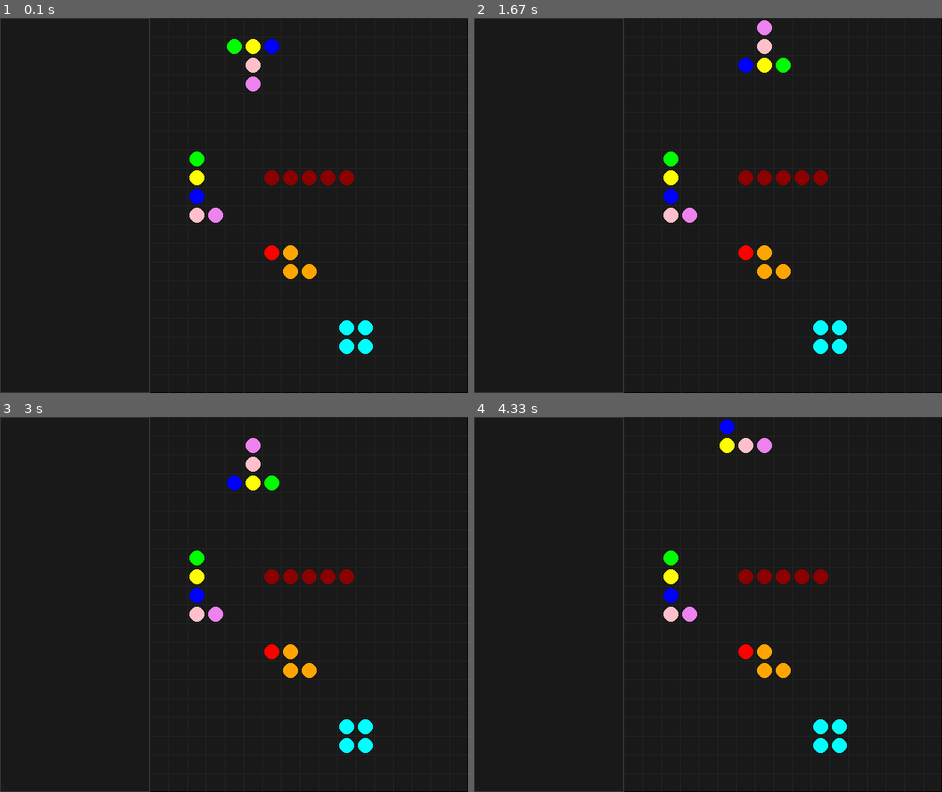
Above: before the commit, frames 1-4 (two rows, left to right).
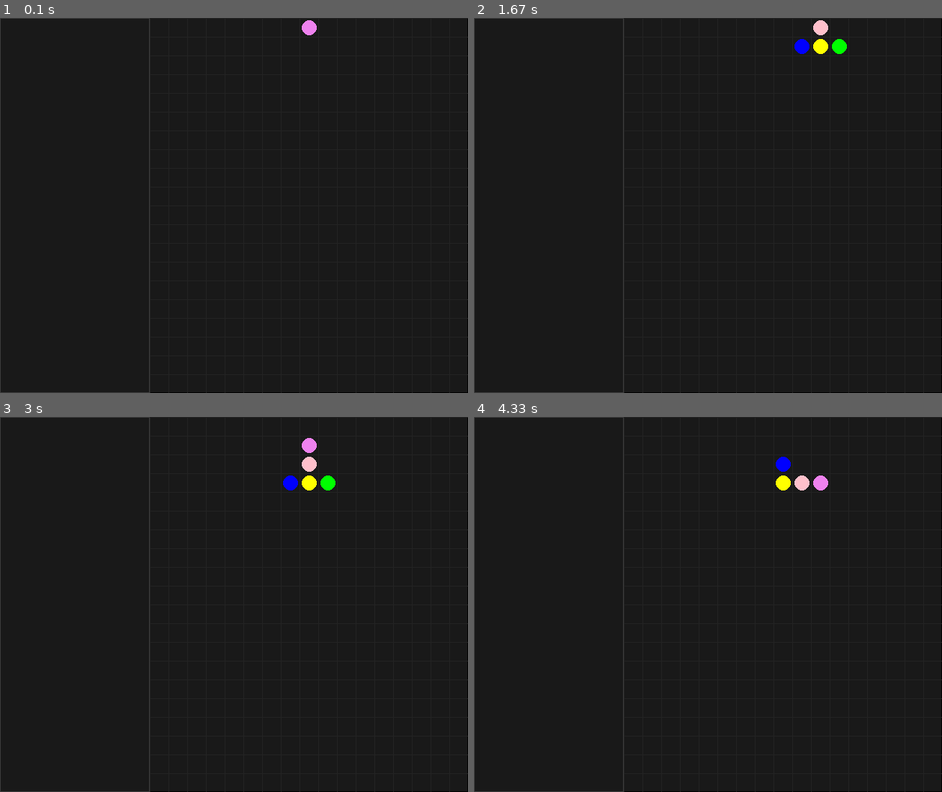
Above: after the commit, the same moments.

Repository: RoboAI/Tetris-in-Pygame
Game: pygame game, started from TheTetrisGame.py
The game is run twice, just before and just after one commit, with the same random seed, the same clock (stepped at 60 frames per second) and the same inputs.
Inputs:
- Up to frame 1 (0.1 s): no input
- Up to frame 2 (1.67 s): tap 2 at 0.33, 1.65 s; hold Right 0.67-1.13 s; hold Up 1.17-1.47 s; hold Right from 1.5 s (still down)
- Up to frame 3 (3 s): release Right at 1.97 s; hold Left 2-2.53 s; hold Down 2.57-2.87 s; hold Left from 2.9 s (still down)
- Up to frame 4 (4.33 s): tap 2 at 3.05 s; release Left at 3.3 s; hold Up 3.33-3.7 s; tap A at 3.48 s; hold Right from 3.73 s (still down)

The runs differ from the first frame. In frame 1, 2.4% of the frame differs, in the area x 40-80%, y 0-90%; in frame 2, 2.7%; in frame 3, 2.8%, in the area x 40-80%, y 5-90%; in frame 4, 2.6%.

Commit message:
new shape appears when previous one lands

Diff:
--- a/Globals.py
+++ b/Globals.py
@@ -2,6 +2,23 @@
 from MyFunctions import get_angle, get_distance, get_distance_from_pts
 
 class Globals:
+    def __init__(self):
+        self.IBlock = [[0,0],[1,0],[2,0],[3,0],[4,0]]
+        self.TBlock = [[0,0],[1,0],[2,0],[1,1],[1,2]]
+        self.LBlock = [[0,0],[0,1],[0,2],[0,3],[1,3]]
+        self.JBlock = [[1,0],[1,1],[1,2],[1,3],[0,3]]
+        self.ZBlock = [[0,0],[1,0],[1,1],[2,1]]
+        self.SBlock = [[0,1],[1,1],[1,0],[2,0]]
+        self.SQBlock = [[0,0],[1,0],[0,1],[1,1]]
+
+        self.GameShapes = [["I", self.IBlock],
+                        ["T", self.TBlock],
+                        ["L", self.LBlock],
+                        ["J", self.JBlock],
+                        ["Z", self.ZBlock],
+                        ["S", self.SBlock],
+                        ["SQ", self.SQBlock]]
+
     border_thickness = 1
 
     screen_width = 625
@@ -29,19 +46,3 @@
 
     # size of each Tetrimino block
     tetrimino_size = grid_square_size / 2 - 2
-
-    IBlock = [[0,0],[1,0],[2,0],[3,0],[4,0]]
-    TBlock = [[0,0],[1,0],[2,0],[1,1],[1,2]]
-    LBlock = [[0,0],[0,1],[0,2],[0,3],[1,3]]
-    JBlock = [[1,0],[1,1],[1,2],[1,3],[0,3]]
-    ZBlock = [[0,0],[1,0],[1,1],[2,1]]
-    SBlock = [[0,1],[1,1],[1,0],[2,0]]
-    SQBlock = [[0,0],[1,0],[0,1],[1,1]]
-
-    GameShapes = [IBlock,
-                  TBlock,
-                  LBlock,
-                  JBlock,
-                  ZBlock,
-                  SBlock,
-                  SQBlock]
--- a/TetrimonoDot.py
+++ b/TetrimonoDot.py
@@ -16,9 +16,9 @@
         super().__init__()
         self.shape: float = [x, y]
 
-    def __init__(self, points: float):
-        super().__init__()
-        self.shape: float = points
+    #def __init__(self, points: float):
+        #super().__init__()
+        #self.shape: float = points
 
     def set_pos(self, x: float, y: float):
         self.shape[0] = x
--- a/TetrimonoShape.py
+++ b/TetrimonoShape.py
@@ -15,7 +15,7 @@
     def set_shape(self, shape_points):
         self.blocks: TetriminoDot = []
         for single_block in shape_points:
-             self.blocks.append(TetriminoDot(single_block))
+             self.blocks.append(TetriminoDot(single_block[0], single_block[1]))
 
     #TODO: not useful as it sets all of the objects x,y to the same value (overlapping)
     def set_pos(self, x, y):
--- a/TheTetrisGame.py
+++ b/TheTetrisGame.py
@@ -8,12 +8,12 @@
 from Grid import Grid
 from MyFunctions import get_angle, get_distance, get_distance_from_pts
 
-gb = Globals
+gb = Globals()
 
 
 # get random shape
-def get_next_random_shape() -> TetriminoShape:
-    return gb.GameShapes[random.randint(0, len(gb.GameShapes))].copy()
+def get_next_random_shape():
+    return gb.GameShapes[random.randint(0, len(gb.GameShapes)-1)].copy()
 
 
 #-----------------
@@ -28,7 +28,7 @@
 T_block = TetriminoShape()
 T_block.set_shape(gb.TBlock.copy())
 T_block.set_pos(gb.grid_offset_x, gb.grid_offset_y, gb.grid_square_size)
-T_block.add_to_pos(gb.grid_square_size * 4, gb.grid_square_size)
+T_block.add_to_pos(gb.grid_square_size * 7, gb.grid_square_size * -2)
 T_block.set_colour("blue")
 T_block.blocks[0].colour = "green"
 T_block.blocks[1].colour = "yellow"
@@ -95,19 +95,21 @@
               ["bottom-wall", bottom_wall]]
 
 
-moving_dot = TetriminoDot([0,0])
+moving_dot = TetriminoDot(0,0)
 moving_dot.set_pos(gb.grid_offset_x, gb.grid_offset_y)
 #moving_dot.add_to_pos(gb.grid_square_size, gb.grid_square_size)
 moving_dot.moving = False
 
 moving_dot = T_block
-game_shapes = [I_block, T_block, L_block, Z_block, SQ_block]
-game_shapes.remove(moving_dot)
+game_shapes = []
+#game_shapes.remove(moving_dot)
 
 single_layer = []
 all_layers = []
 all_layers.append(single_layer.copy())
 
+# increment when collided with 'down'. When twice, then block.moving == False
+touched_down_count = 1
 
 # draws a single TetriminoShape
 def draw_shape(tetri_blocks: TetriminoShape):
@@ -132,21 +134,34 @@
 
         # if shape is colliding in that direction then don't do the move
         if(result[0] == True):
-            return ([result[0], result[1], "none"])
-
-    return ([False, "none", "none"])
+            return result
+
+    return ([False, "none"])
+
+
+def move_shape_right(shape: TetriminoShape, str_wall):
+    # check for wall collisions
+    result = check_wall_collision(shape, grid_walls, str_wall)
+    if(result[0] == True):
+        return False
+
 
 # checks for collisions then moves a shape by one space
-def move_shape_by_one(direction, shape: TetriminoShape, walls, str_wall) -> bool:
+def move_shape_by_one(direction, shape: TetriminoShape, walls, str_wall):
+
+    #TODO: if 'direction' != 'str_wall', then no point checking walls
     # check for wall collisions
     result = check_wall_collision(shape, walls, str_wall)
     if(result[0] == True):
-        return False
+        if(direction == "down"):
+            # TODO: find a better place to put this
+            shape.moving = False
+        return ([False, "bottom-wall"])
 
     # check for collisions with other shapes
     result = check_if_shape_is_colliding(direction, shape)
     if(result[0] == True):
-        return False
+        return ([False, result[1]])
 
     # no collision is detected so make the move according to 'direction'
     if(direction == "left"):
@@ -159,7 +174,43 @@
         shape.add_to_pos(0, gb.grid_square_size)
 
     # return 'success'
-    return True
+    return ([True, "none"])
+
+def shape_touched_down(shape: TetriminoShape):
+    global moving_dot
+
+    shape.moving = False
+
+    #temp = get_next_random_shape()
+    #moving_dot = TetriminoShape()
+    #moving_dot.set_shape(temp[1])
+    #moving_dot.set_pos(gb.grid_offset_x, gb.grid_offset_y, gb.grid_square_size)
+    #moving_dot.add_to_pos(gb.grid_square_size * 7, gb.grid_square_size * -2)
+    #moving_dot.desc = temp[0]
+
+    game_shapes.append(moving_dot)
+    moving_dot = TetriminoShape()
+    moving_dot.set_shape(gb.TBlock.copy())
+    moving_dot.set_pos(gb.grid_offset_x, gb.grid_offset_y, gb.grid_square_size)
+    moving_dot.add_to_pos(gb.grid_square_size * 7, gb.grid_square_size * -2)
+    moving_dot.set_colour("blue")
+    T_block.desc = "T_SHAPE"
+#pygame.display.set_caption(str(moving_dot.blocks[0]) + " " + moving_dot.blocks[0][1])
+
+
+def move_shape_left_once(shape: TetriminoShape):
+    return move_shape_by_one("left", shape, grid_walls, "left-wall")
+
+def move_shape_right_once(shape: TetriminoShape):
+    return move_shape_by_one("right", shape, grid_walls, "right-wall")
+
+def move_shape_down_once(shape: TetriminoShape):
+    result = move_shape_by_one("down", shape, grid_walls, "bottom-wall")
+    if(result[0] == False):
+      shape_touched_down(shape)
+
+
+
 
 
 # main loop
@@ -222,10 +273,8 @@
         #pygame.display.set_caption(str(time_passed))
         time_passed = 0
 
-     #   if moving_dot.moving == True:
-      #      if(move_shape_by_one("down", moving_dot, grid_walls, "bottom-wall") == False):
-      #          pygame.display.set_caption("touch down")
-      #          moving_dot.moving = False
+        if moving_dot.moving == True:
+            move_shape_down_once(moving_dot)
 
     #--------------------------------------------------------------
 
